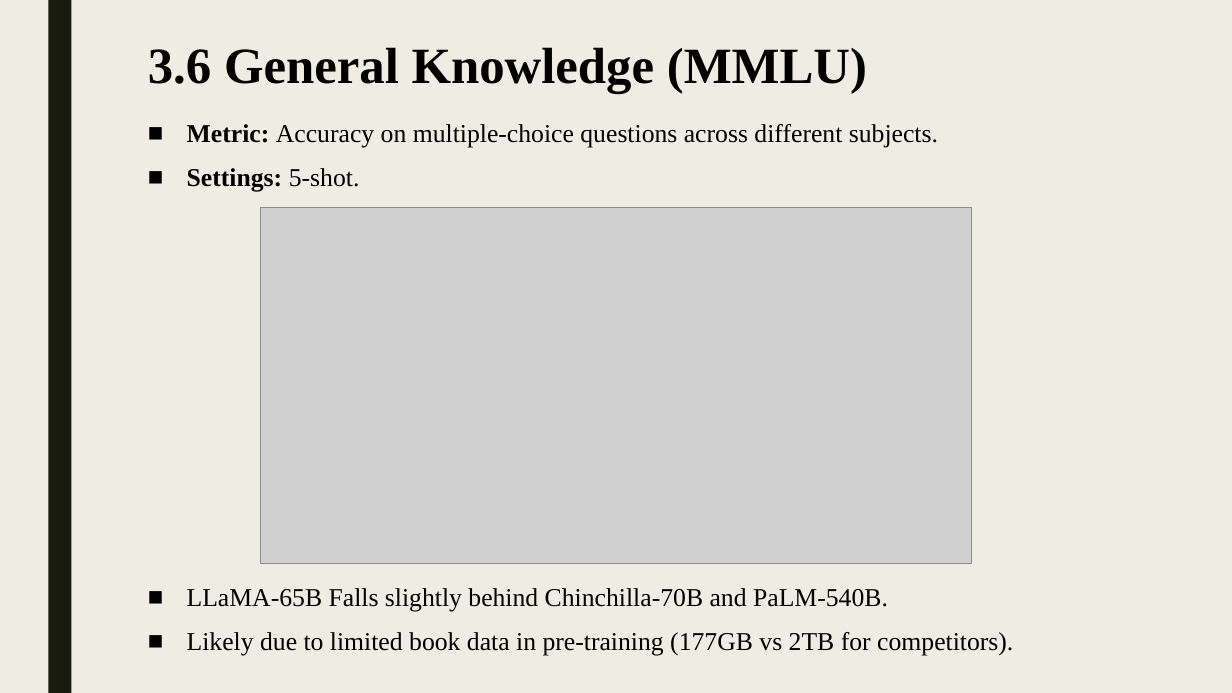
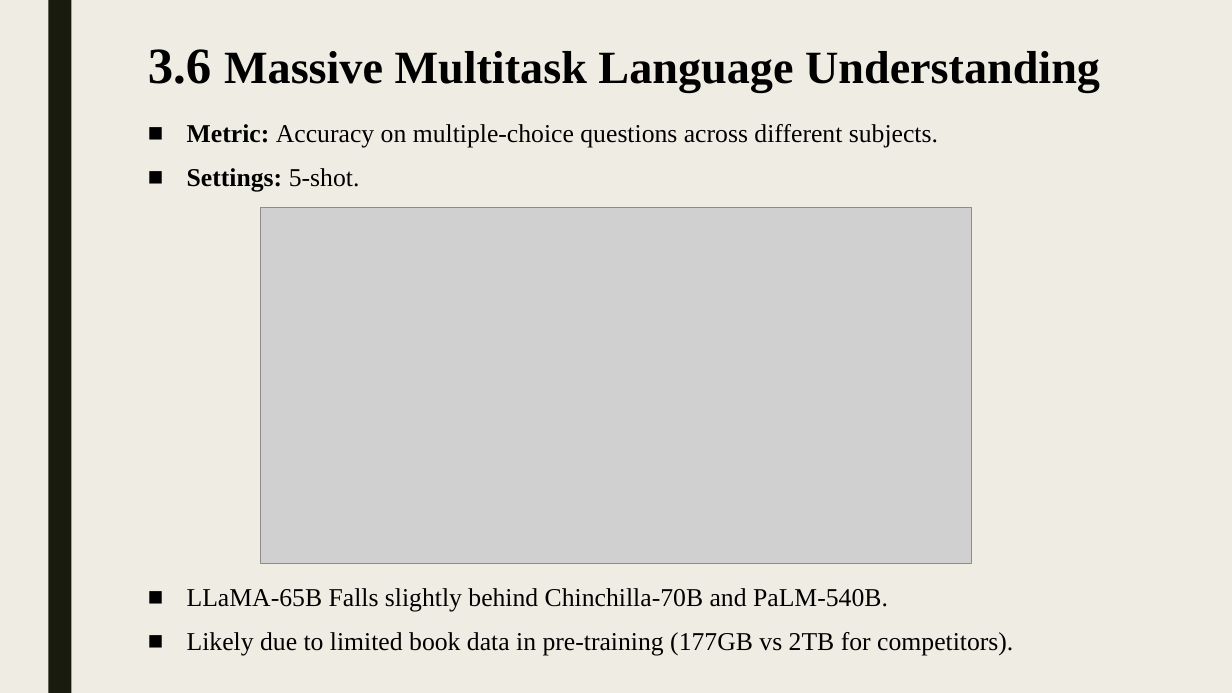
Before and after one commit to shlomi1993/llm-from-scratch, a slide deck: slide 12 of presentation/Lecture Slides.pptx. Drawn at 1232x693 pixels with LibreOffice and Linux fonts; fonts in the diff are those of the drawing; grey boxes stand for pictures. Boxes give left, top, right and bottom in pixels: in the first picture for what was removed or moved away, otherwise in the second. Text is boxed around its words. In the diff, an @@ line names an element or a change of style, - is before the commit and + after.

```diff
--- a/presentation/Lecture Slides.pptx
+++ b/presentation/Lecture Slides.pptx
@@ title at (148, 49, 1100, 93): text changed; size 39.6 to 36 pt @@
-3.6 General Knowledge (MMLU)
+3.6 Massive Multitask Language Understanding
```
Also in this commit, not shown: 2 other slides changed, 1 other file.
